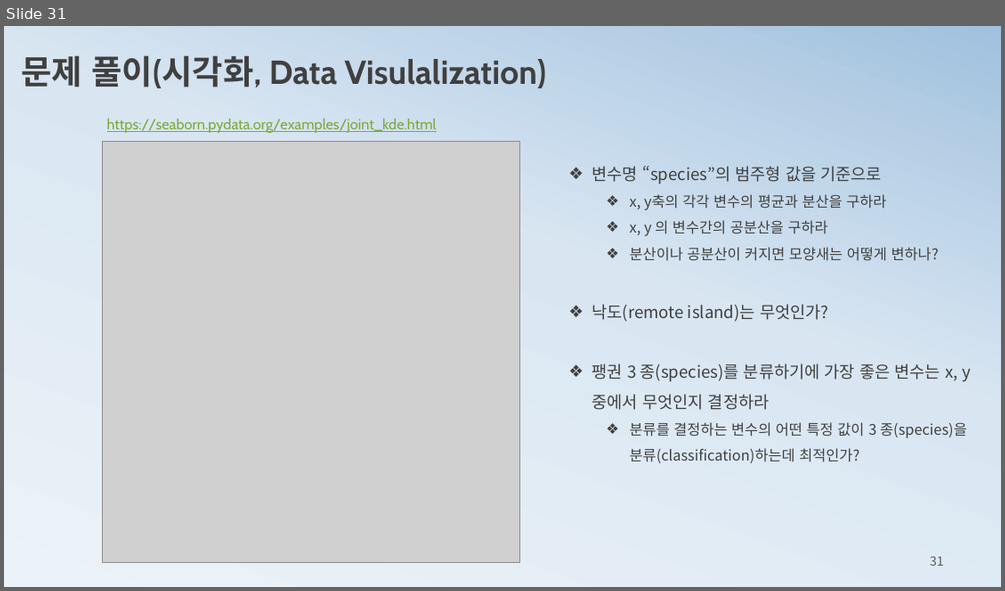
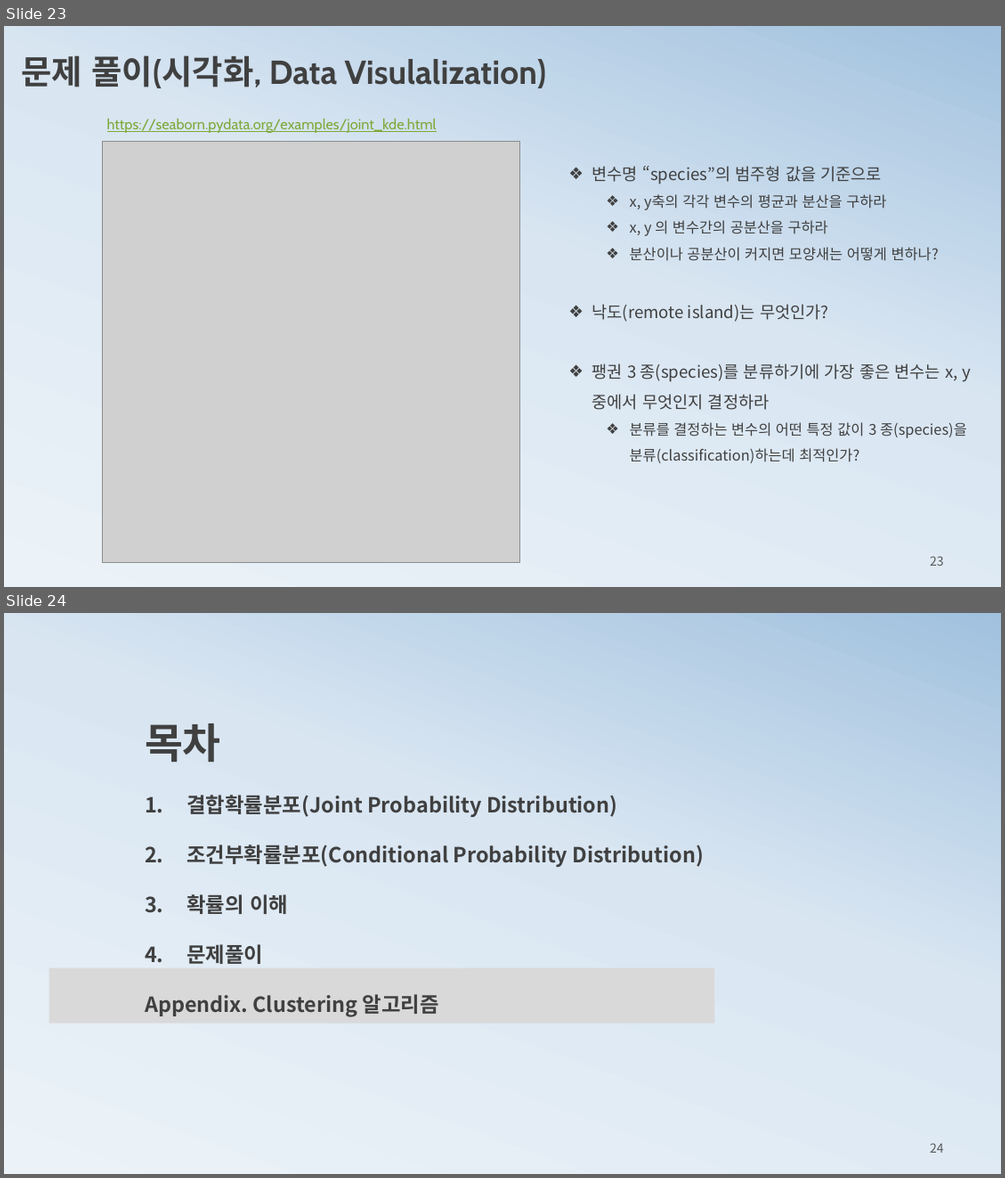
Before and after one commit to ancestor9/mathematics-for-machine-learning, a slide deck: 2_histogram2probability.pptx. Shown one above the other, each under a label of ours: slide 31 before the commit, slides 23 and 24 after it. The pictures are 1005x591 and 1005x1178 pixels, drawn with LibreOffice and Linux fonts; fonts in the diff are those of the drawing; grey boxes stand for pictures. Boxes give left, top, right and bottom in pixels: in the first picture for what was removed or moved away, otherwise in the second. Text is boxed around its words. In the diff, an @@ line names an element or a change of style, - is before the commit and + after.

```diff
--- a/2_histogram2probability.pptx
+++ b/2_histogram2probability.pptx
@@ slide 24 added at (4,613,1001,1174), background gradient #ECF3F8 to #D9E6F2 to #A1C1DE @@
@@ text added at (145,723,704,1017), 20 pt, text #404040, bold @@
+목차
+1. 결합확률분포(Joint Probability Distribution)
+2. 조건부확률분포(Conditional Probability Distribution)
+3. 확률의 이해
+4. 문제풀이
+Appendix. Clustering 알고리즘
@@ rectangle added at (48,967,714,1022), fill #D9D9D9 @@
@@ page number added at (930,1143,944,1152), 12 pt, text #595959 @@
+24
@@ what was slide 31 is now slide 23 @@
@@ page number at (930,556,944,565): text changed @@
-31
+23
```
Also in this commit, not shown: 5 slides changed.
